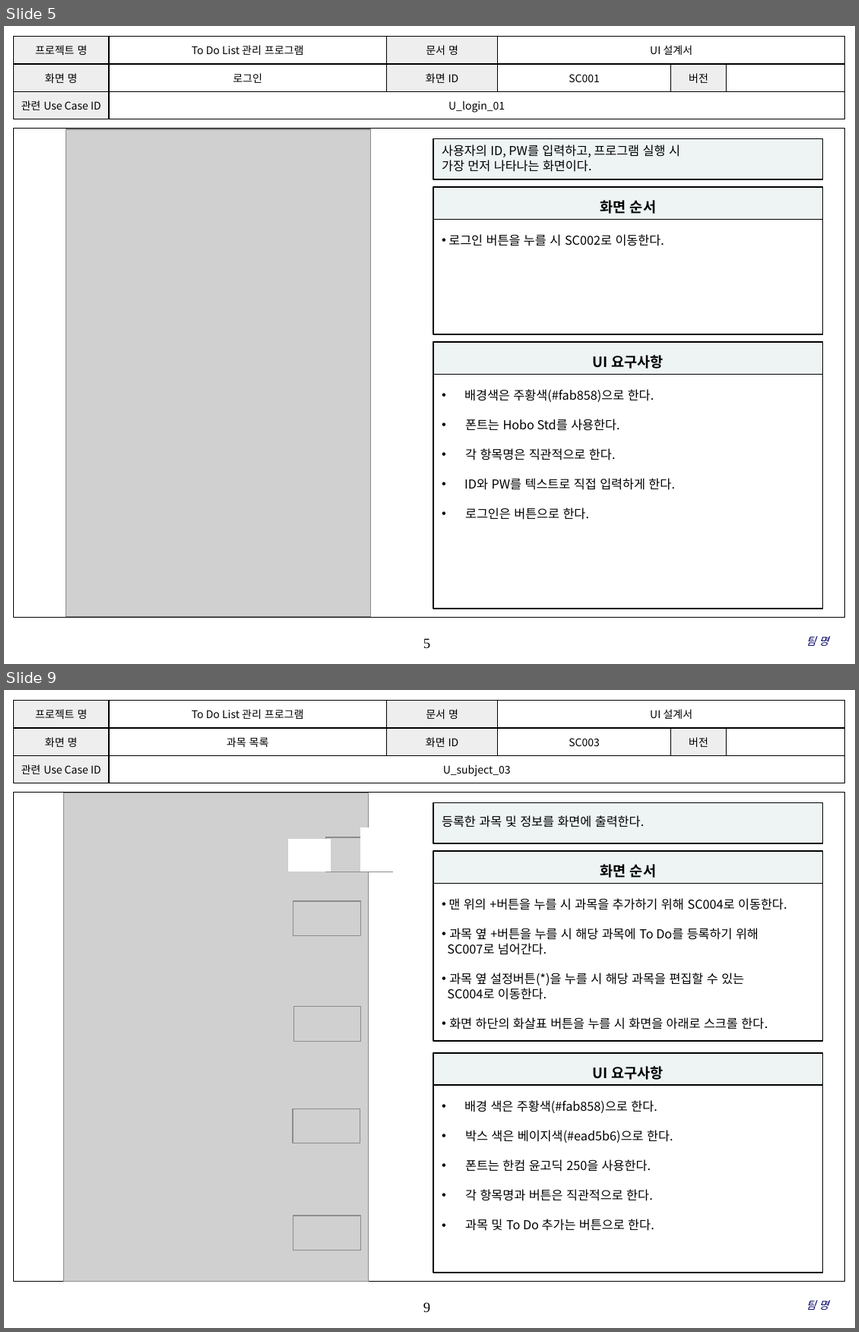
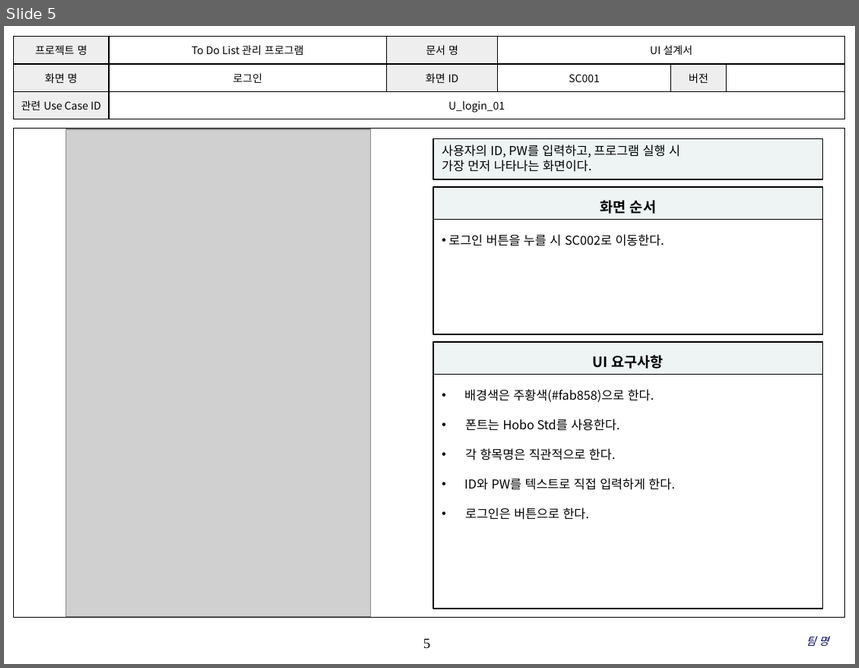
Before and after one commit to SMU-SE-Admin/18-1_5_COSIGN_Doc, a slide deck: 03 설계/UI Design Template - Cosign V1.1.3.pptx. Shown one above the other, each under a label of ours: slides 5 and 9 before the commit, slide 5 after it; the slides between them are not shown. The pictures are 859x1332 and 859x668 pixels, drawn with LibreOffice and Linux fonts; fonts in the diff are those of the drawing; grey boxes stand for pictures; background and template pictures are left out. Boxes give left, top, right and bottom in pixels: in the first picture for what was removed or moved away, otherwise in the second. Text is boxed around its words. In the diff, an @@ line names an element or a change of style, - is before the commit and + after.

Commit message:
#1130 UI 설계서 최종본 업로드

```diff
--- a/03 설계/UI Design Template - Cosign V1.1.3.pptx
+++ b/03 설계/UI Design Template - Cosign V1.1.3.pptx
@@ slide 9 removed at box(4, 690, 855, 1328), background #FFFFFF; not listed: 2 template elements that a slide beside it also shows @@
@@ table removed at box(13, 700, 844, 783), 3 rows, 6 columns @@
-프로젝트 명 | To Do List 관리 프로그램 | 문서 명 | UI 설계서 |  | 
-화면 명 | 과목 목록 | 화면 ID | SC003 | 버전 | 
-관련 Use Case ID | U_subject_03 |  |  |  | 
@@ rectangle removed at box(434, 802, 824, 844) @@
-등록한 과목 및 정보를 화면에 출력한다.
@@ group removed at box(63, 793, 402, 1281): 6 pictures, 2 rectangles @@
@@ rectangle removed at box(434, 851, 824, 883) @@
-화면 순서
@@ rectangle removed at box(434, 883, 824, 1040) @@
-• 맨 위의 +버튼을 누를 시 과목을 추가하기 위해 SC004로 이동한다.
-• 과목 옆 +버튼을 누를 시 해당 과목에 To Do를 등록하기 위해
-SC007로 넘어간다.
-• 과목 옆 설정버튼(*)을 누를 시 해당 과목을 편집할 수 있는
-SC004로 이동한다.
-• 화면 하단의 화살표 버튼을 누를 시 화면을 아래로 스크롤 한다.
@@ rectangle removed at box(434, 1053, 824, 1086) @@
-UI 요구사항
@@ rectangle removed at box(434, 1086, 824, 1273) @@
-• 배경 색은 주황색(#fab858)으로 한다.
-• 박스 색은 베이지색(#ead5b6)으로 한다.
-• 폰트는 한컴 윤고딕 250을 사용한다.
-• 각 항목명과 버튼은 직관적으로 한다.
-• 과목 및 To Do 추가는 버튼으로 한다.
@@ text removed at box(807, 1301, 829, 1310) @@
-팀 명
```
Also in this commit, not shown: 6 slides changed, 9 other slides removed.
